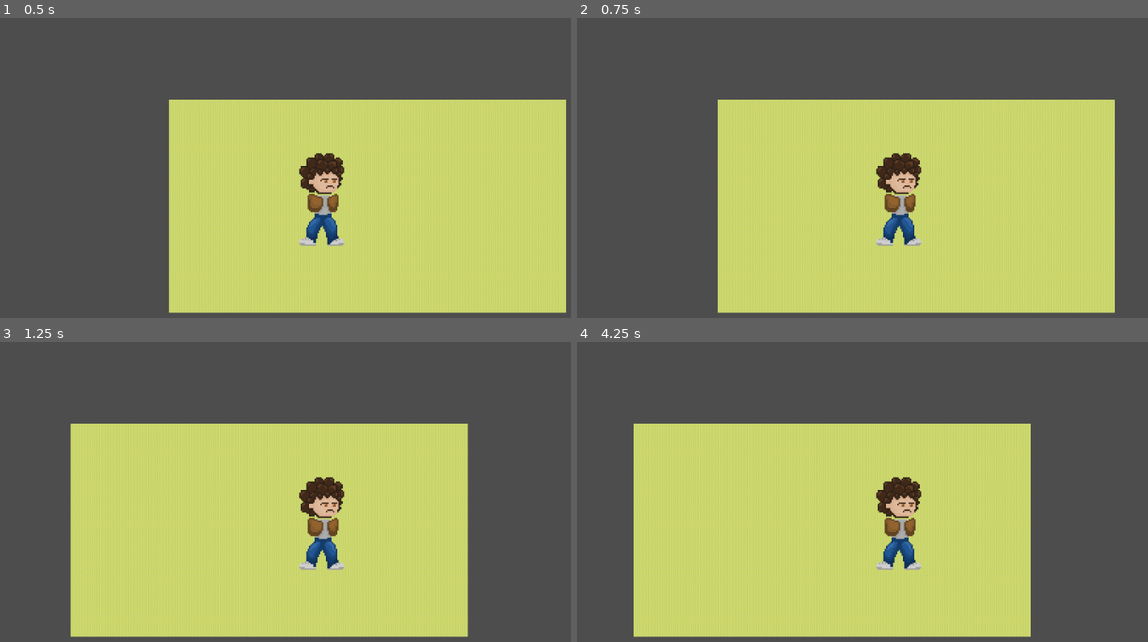
Above: before the commit, frames 1-4 (two rows, left to right).
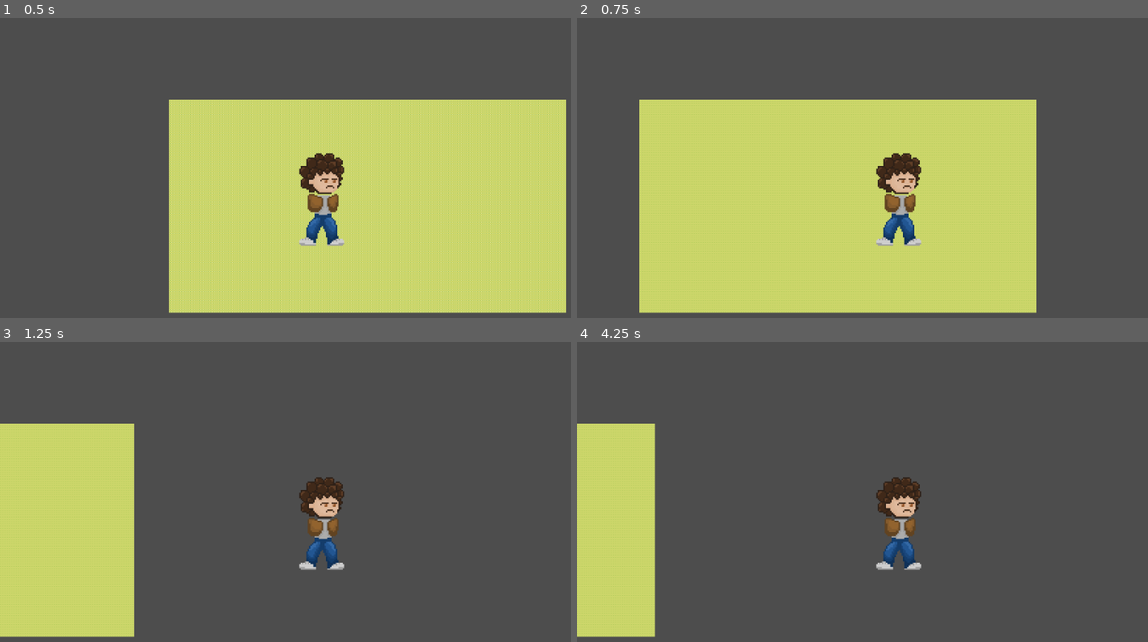
Above: after the commit, the same moments.

Repository: ArnoBidet/Beat-Bounty-Tape-Odyssey
Game: Godot game, scene res://World/world.tscn
Same seed, same stepped clock (60 frames per second), same inputs: the game is played once before the commit and once after it.
Inputs (mouse positions are in pixels of both pictures, inside the frame that each line leads up to):
- Up to frame 1 (0.5 s): no input
- Up to frame 2 (0.75 s): tap Enter at 0.5 s; move the mouse to (1039, 180) at 0.52 s; hold D (ui_right) from 0.53 s (still down); hold Shift (ui_shift, bound only after the commit) from 0.53 s (still down)
- Up to frame 3 (1.25 s): keep holding D (ui_right); keep holding Shift (ui_shift, bound only after the commit); tap Space (ui_space, bound only after the commit) at 0.8 s
- Up to frame 4 (4.25 s): move the mouse to (771, 543) at 1.27 s; release D (ui_right) at 1.28 s; release Shift (ui_shift, bound only after the commit) at 1.28 s; hold S (ui_down) 1.28-2.03 s; tap Space (ui_space, bound only after the commit) at 1.35, 2.3, 2.85, 3.8 s; tap Shift (ui_shift, bound only after the commit) at 1.55, 3.05 s; move the mouse to (965, 444) at 2.02 s; hold D (ui_right) 2.03-2.78 s; hold Shift (ui_shift, bound only after the commit) 2.03-2.78 s; move the mouse to (868, 597) at 2.77 s; hold Z (ui_up) 2.78-3.53 s; move the mouse to (1096, 579) at 3.52 s; hold Q (ui_left) from 3.53 s (still down); hold Shift (ui_shift, bound only after the commit) from 3.53 s (still down)

Frame 1 is identical in both runs. In frame 2, 22% of the frame differs, in the area x 10-95%, y 27-99%; in frame 3, 49%; in frame 4, 53%, in the area x 0-80%, y 27-99%.

Commit message:
feat: run and roll added

Diff:
--- a/Beat Bounty Joueur/Player/player.gd
+++ b/Beat Bounty Joueur/Player/player.gd
@@ -1,5 +1,5 @@
 extends CharacterBody2D
-@export var Speed = 1000.0
+@export var Speed = 1500.0
 var shoot_state : bool = 1
 @onready var skin = $Funk_Player
 #penser à ajouter une fonction qui change le skin
@@ -11,7 +11,21 @@
 func move():
 	var direction = Input.get_vector("ui_left", "ui_right", "ui_up", "ui_down")
 	velocity = direction * Speed
-	#change animation state = move
+	roll()
+	run()
+	#a ajouter change animation state = move
+
+func roll():
+	#add delay
+	var direction = Input.get_vector("ui_left", "ui_right", "ui_up", "ui_down")
+	if Input.is_action_pressed("ui_space"):
+		position = position + direction * 80
+
+func run():
+	if Input.is_action_pressed("ui_shift"): #touche pressée relié au controle de godot modifiable
+		Speed = 4000
+	else:
+		Speed = 1500.0
 
 func aim():
 	if (get_global_mouse_position().x < global_position.x):
@@ -22,6 +36,7 @@
 func animation():
 	pass
 	#play idle if state == idle
+	#play move if state == move etc
 
 func _physics_process(delta):
 	move()
--- a/Beat Bounty Joueur/Player/player.tscn
+++ b/Beat Bounty Joueur/Player/player.tscn
@@ -9,22 +9,19 @@
 radius = 1296.02
 
 [sub_resource type="RectangleShape2D" id="RectangleShape2D_6kc5w"]
-size = Vector2(305.5, 645)
+size = Vector2(305.5, 660)
 
 [node name="Player" type="CharacterBody2D"]
 script = ExtResource("1_wbuo1")
+
+[node name="Camera2D" type="Camera2D" parent="."]
+zoom = Vector2(0.25, 0.25)
 
 [node name="Player_Area" type="Area2D" parent="."]
 
 [node name="Detection_Player_Area" type="CollisionShape2D" parent="Player_Area"]
 shape = SubResource("CircleShape2D_icfhf")
 debug_color = Color(0, 0.639216, 0.360784, 0.105882)
-
-[node name="Funk_Player" type="Sprite2D" parent="."]
-texture = ExtResource("2_ngxx6")
-
-[node name="Camera2D" type="Camera2D" parent="."]
-zoom = Vector2(0.25, 0.25)
 
 [node name="Health" type="Node2D" parent="."]
 script = ExtResource("3_c28eu")
@@ -37,6 +34,9 @@
 polygon = PackedVector2Array(-109, -35, 111, -33, 64, 123, 161, 331, -195, 331, -64, 120)
 
 [node name="Collision" type="CollisionShape2D" parent="."]
-position = Vector2(-6.75, 7.5)
+position = Vector2(-6.75, 0)
 shape = SubResource("RectangleShape2D_6kc5w")
 debug_color = Color(0.505882, 0.541176, 0.564706, 0.419608)
+
+[node name="Funk_Player" type="Sprite2D" parent="."]
+texture = ExtResource("2_ngxx6")
--- a/Beat Bounty Joueur/project.godot
+++ b/Beat Bounty Joueur/project.godot
@@ -17,6 +17,12 @@
 
 [input]
 
+ui_accept={
+"deadzone": 0.5,
+"events": [Object(InputEventKey,"resource_local_to_scene":false,"resource_name":"","device":0,"window_id":0,"alt_pressed":false,"shift_pressed":false,"ctrl_pressed":false,"meta_pressed":false,"pressed":false,"keycode":4194309,"physical_keycode":0,"key_label":0,"unicode":0,"echo":false,"script":null)
+, Object(InputEventKey,"resource_local_to_scene":false,"resource_name":"","device":0,"window_id":0,"alt_pressed":false,"shift_pressed":false,"ctrl_pressed":false,"meta_pressed":false,"pressed":false,"keycode":4194310,"physical_keycode":0,"key_label":0,"unicode":0,"echo":false,"script":null)
+]
+}
 ui_left={
 "deadzone": 0.5,
 "events": [Object(InputEventKey,"resource_local_to_scene":false,"resource_name":"","device":-1,"window_id":0,"alt_pressed":false,"shift_pressed":false,"ctrl_pressed":false,"meta_pressed":false,"pressed":false,"keycode":81,"physical_keycode":0,"key_label":0,"unicode":113,"echo":false,"script":null)
@@ -45,3 +51,13 @@
 , Object(InputEventJoypadMotion,"resource_local_to_scene":false,"resource_name":"","device":0,"axis":1,"axis_value":1.0,"script":null)
 ]
 }
+ui_shift={
+"deadzone": 0.5,
+"events": [Object(InputEventKey,"resource_local_to_scene":false,"resource_name":"","device":0,"window_id":0,"alt_pressed":false,"shift_pressed":false,"ctrl_pressed":false,"meta_pressed":false,"pressed":false,"keycode":0,"physical_keycode":4194325,"key_label":0,"unicode":0,"echo":false,"script":null)
+]
+}
+ui_space={
+"deadzone": 0.5,
+"events": [Object(InputEventKey,"resource_local_to_scene":false,"resource_name":"","device":0,"window_id":0,"alt_pressed":false,"shift_pressed":false,"ctrl_pressed":false,"meta_pressed":false,"pressed":false,"keycode":0,"physical_keycode":32,"key_label":0,"unicode":0,"echo":false,"script":null)
+]
+}
